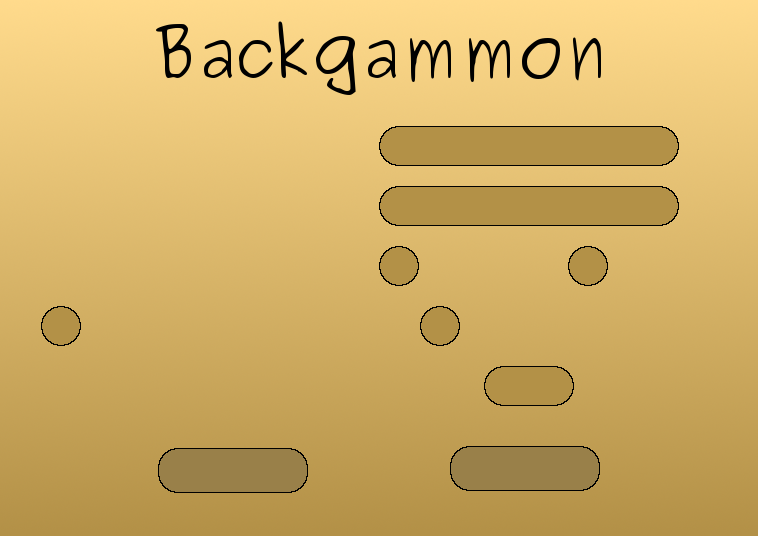
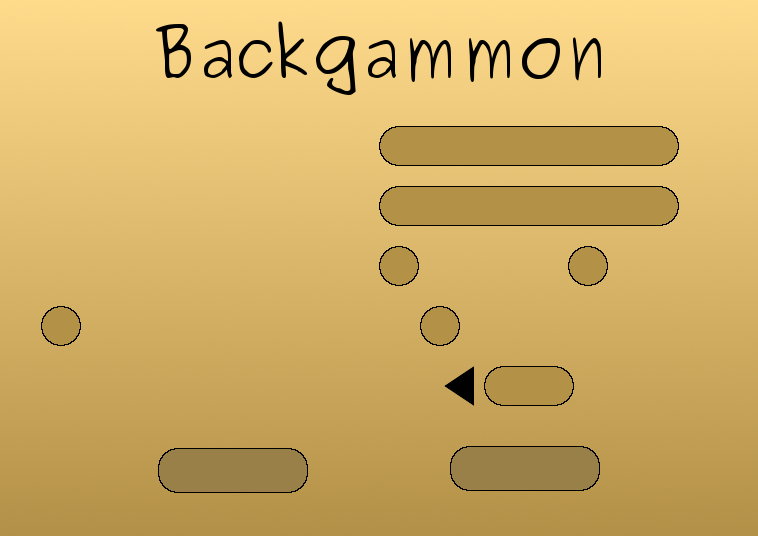
Revision of a layered 758x536 image; what changed, layer by layer:
showed "fleche_gauche" over [444, 366, 474, 406]
